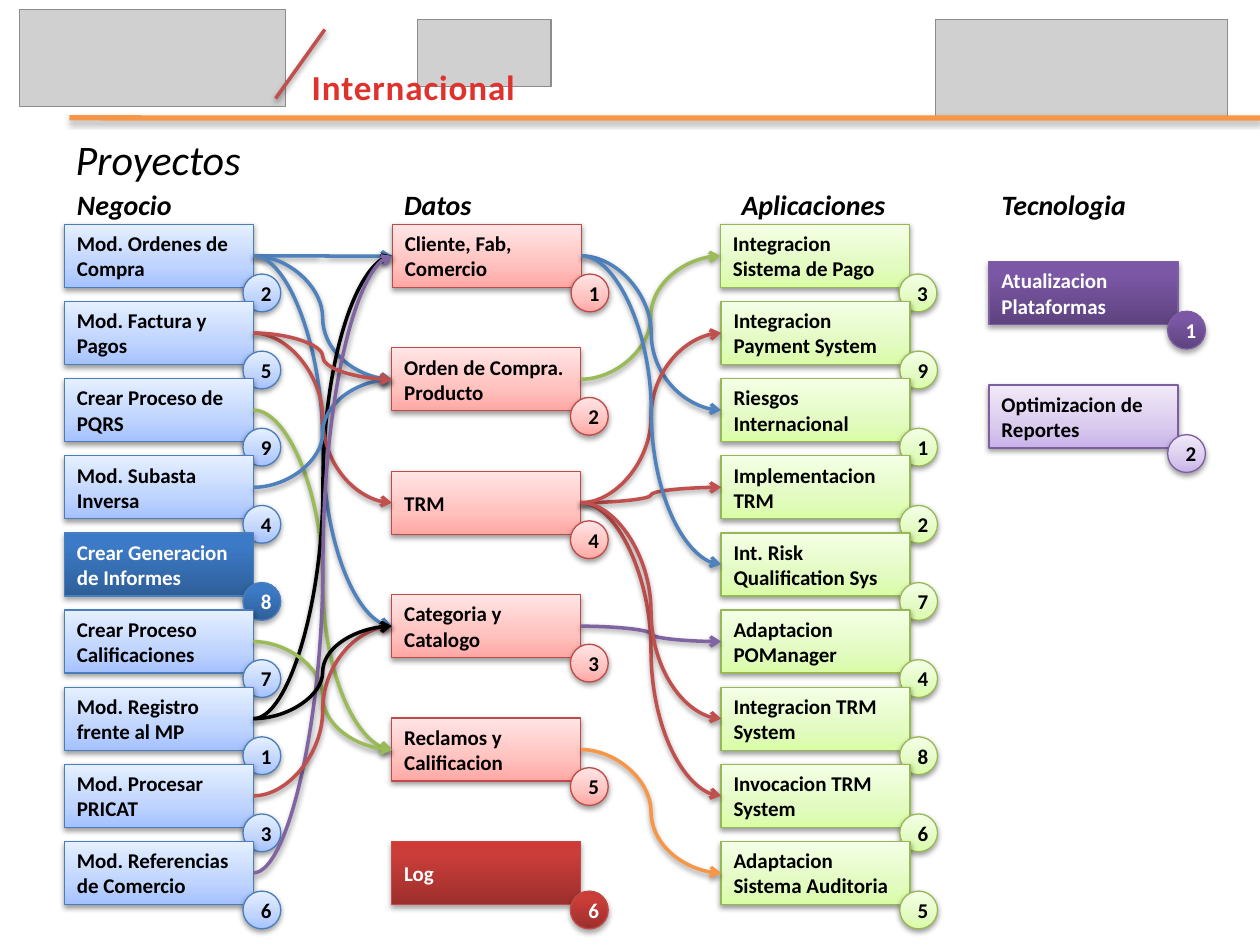
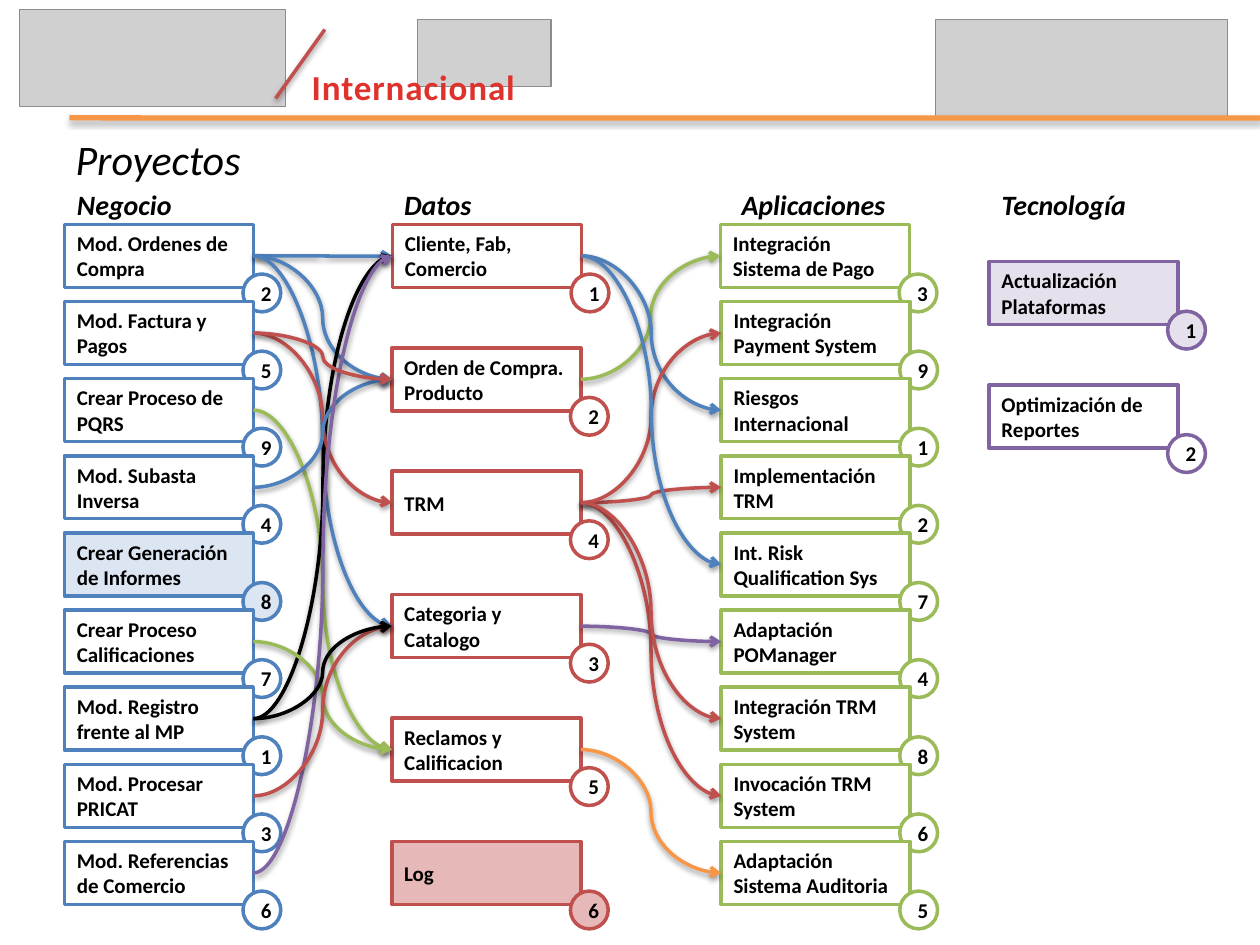
Before and after one commit to leseroth/ingenium-managment, a slide deck: slide 18 of CSOF5100 Proyecto 1/0621PresentacionIngenium.pptx. Drawn at 1260x945 pixels with LibreOffice and Linux fonts; fonts in the diff are those of the drawing; grey boxes stand for pictures. Boxes give left, top, right and bottom in pixels: in the first picture for what was removed or moved away, otherwise in the second. Text is boxed around its words. In the diff, an @@ line names an element or a change of style, - is before the commit and + after.

```diff
--- a/CSOF5100 Proyecto 1/0621PresentacionIngenium.pptx
+++ b/CSOF5100 Proyecto 1/0621PresentacionIngenium.pptx
@@ text at (x1=1002, y1=195, x2=1126, y2=220): text changed @@
-Tecnologia
+Tecnología
@@ text in rectangle at (x1=733, y1=236, x2=874, y2=280): text changed @@
-Integracion Sistema de Pago
+Integración Sistema de Pago
@@ rectangle "Actualización Plataformas" at (x1=989, y1=262, x2=1178, y2=325): fill gradient #5F4480 to #7B58A6 to #7C57A8 to #E6E0EC; outline #7D60A0 0.75 pt to #8064A2 2 pt; shadow off @@
@@ text in rectangle at (x1=1001, y1=273, x2=1116, y2=314): text changed; text colour #FFFFFF to #000000 @@
-Atualizacion Plataformas
+Actualización Plataformas
@@ text in rectangle at (x1=734, y1=313, x2=877, y2=357): text changed @@
-Integracion Payment System
+Integración Payment System
@@ ellipse "1" at (x1=1168, y1=311, x2=1206, y2=349): text colour #FFFFFF to #000000; fill gradient #5F4480 to #7B58A6 to #7C57A8 to #E6E0EC; outline #7D60A0 0.75 pt to #8064A2 2 pt; shadow off @@
@@ rectangle "Optimización de Reportes" at (x1=989, y1=386, x2=1178, y2=449): fill gradient #C9B5E8 to #D8CBEE to #F0EAF9 to #FFFFFF; outline #7D60A0 0.75 pt to #8064A2 2 pt; shadow off @@
@@ text in rectangle at (x1=1001, y1=397, x2=1143, y2=441): text changed @@
-Optimizacion de Reportes
+Optimización de Reportes
@@ ellipse "2" at (x1=1168, y1=435, x2=1206, y2=472): fill gradient #C9B5E8 to #D8CBEE to #F0EAF9 to #FFFFFF; outline #7D60A0 0.75 pt to #8064A2 2 pt; shadow off @@
@@ text in rectangle at (x1=734, y1=468, x2=876, y2=508): text changed @@
-Implementacion TRM
+Implementación TRM
@@ rectangle "Crear Generación de Informes" at (x1=64, y1=533, x2=253, y2=596): fill gradient #2F5F99 to #3D7CC7 to #3A7CCB to #DCE6F2; outline #4B7EBC 0.75 pt to #4F81BD 2 pt; shadow off @@
@@ text in rectangle at (x1=77, y1=545, x2=228, y2=585): text changed; text colour #FFFFFF to #000000 @@
-Crear Generacion de Informes
+Crear Generación de Informes
@@ ellipse "8" at (x1=243, y1=582, x2=281, y2=620): text colour #FFFFFF to #000000; fill gradient #2F5F99 to #3D7CC7 to #3A7CCB to #DCE6F2; outline #4B7EBC 0.75 pt to #4F81BD 2 pt; shadow off @@
@@ fill gradient #DAFDA7 to #E4FCC2 to #F5FFE7 to #FFFFFF; outline #98B955 0.75 pt to #9BBB59 2 pt; shadow off in 18 elements at (x1=900, y1=275, x2=937, y2=312), (x1=900, y1=352, x2=937, y2=389), (x1=721, y1=379, x2=910, y2=442), (x1=900, y1=428, x2=937, y2=466), (x1=900, y1=505, x2=937, y2=543), (x1=721, y1=533, x2=910, y2=596), (x1=900, y1=582, x2=937, y2=620), (x1=900, y1=660, x2=937, y2=698), (x1=900, y1=737, x2=937, y2=775), (x1=900, y1=814, x2=937, y2=852), (x1=900, y1=891, x2=937, y2=929), (x1=721, y1=224, x2=910, y2=287), (x1=721, y1=301, x2=910, y2=364), (x1=721, y1=687, x2=910, y2=750), (x1=721, y1=765, x2=910, y2=828), (x1=721, y1=842, x2=910, y2=905), (x1=721, y1=456, x2=910, y2=519), (x1=721, y1=610, x2=910, y2=673) @@
@@ text in rectangle at (x1=734, y1=622, x2=837, y2=666): text changed @@
-Adaptacion POManager
+Adaptación POManager
@@ text in rectangle at (x1=734, y1=699, x2=877, y2=743): text changed @@
-Integracion TRM System
+Integración TRM System
@@ fill gradient #FFA6A5 to #FFC0BF to #FFE7E7 to #FFFFFF; outline #BF4C48 0.75 pt to #C0504D 2 pt; shadow off in 10 elements at (x1=393, y1=224, x2=582, y2=287), (x1=571, y1=275, x2=609, y2=312), (x1=392, y1=348, x2=581, y2=411), (x1=571, y1=397, x2=609, y2=435), (x1=392, y1=471, x2=581, y2=534), (x1=571, y1=520, x2=609, y2=558), (x1=392, y1=595, x2=581, y2=658), (x1=571, y1=644, x2=609, y2=682), (x1=392, y1=718, x2=581, y2=781), (x1=571, y1=767, x2=609, y2=805) @@
@@ text in rectangle at (x1=734, y1=776, x2=872, y2=820): text changed @@
-Invocacion TRM System
+Invocación TRM System
@@ rectangle "Log" at (x1=392, y1=842, x2=581, y2=905): text colour #FFFFFF to #000000; fill gradient #9C2F2D to #CB3E3A to #CE3B37 to #E6B9B8; outline #BF4C48 0.75 pt to #C0504D 2 pt; shadow off @@
@@ text in rectangle at (x1=734, y1=853, x2=888, y2=893): text changed @@
-Adaptacion Sistema Auditoria
+Adaptación Sistema Auditoria
@@ fill gradient #A4C4FF to #BFD4FF to #E6EEFF to #FFFFFF; outline #4B7EBC 0.75 pt to #4F81BD 2 pt; shadow off in 16 elements at (x1=64, y1=224, x2=253, y2=287), (x1=243, y1=275, x2=281, y2=312), (x1=64, y1=301, x2=253, y2=364), (x1=243, y1=352, x2=281, y2=389), (x1=64, y1=379, x2=253, y2=442), (x1=243, y1=428, x2=281, y2=466), (x1=64, y1=456, x2=253, y2=519), (x1=243, y1=505, x2=281, y2=543), (x1=64, y1=610, x2=253, y2=673), (x1=243, y1=660, x2=281, y2=698), (x1=64, y1=687, x2=253, y2=750), (x1=243, y1=737, x2=281, y2=775), (x1=64, y1=765, x2=253, y2=828), (x1=243, y1=814, x2=281, y2=852), (x1=64, y1=842, x2=253, y2=905), (x1=243, y1=891, x2=281, y2=929) @@
@@ ellipse "6" at (x1=571, y1=891, x2=609, y2=929): text colour #FFFFFF to #000000; fill gradient #9C2F2D to #CB3E3A to #CE3B37 to #E6B9B8; outline #BF4C48 0.75 pt to #C0504D 2 pt; shadow off @@
```
Also in this commit, not shown: 1 other file.
